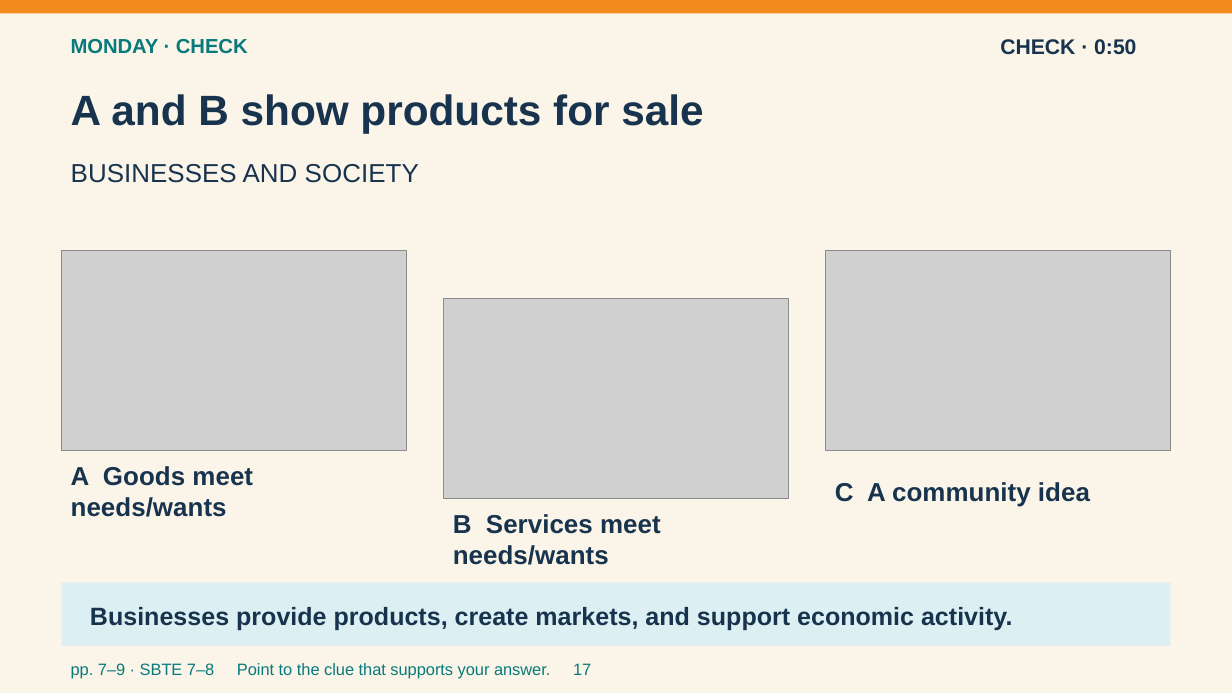
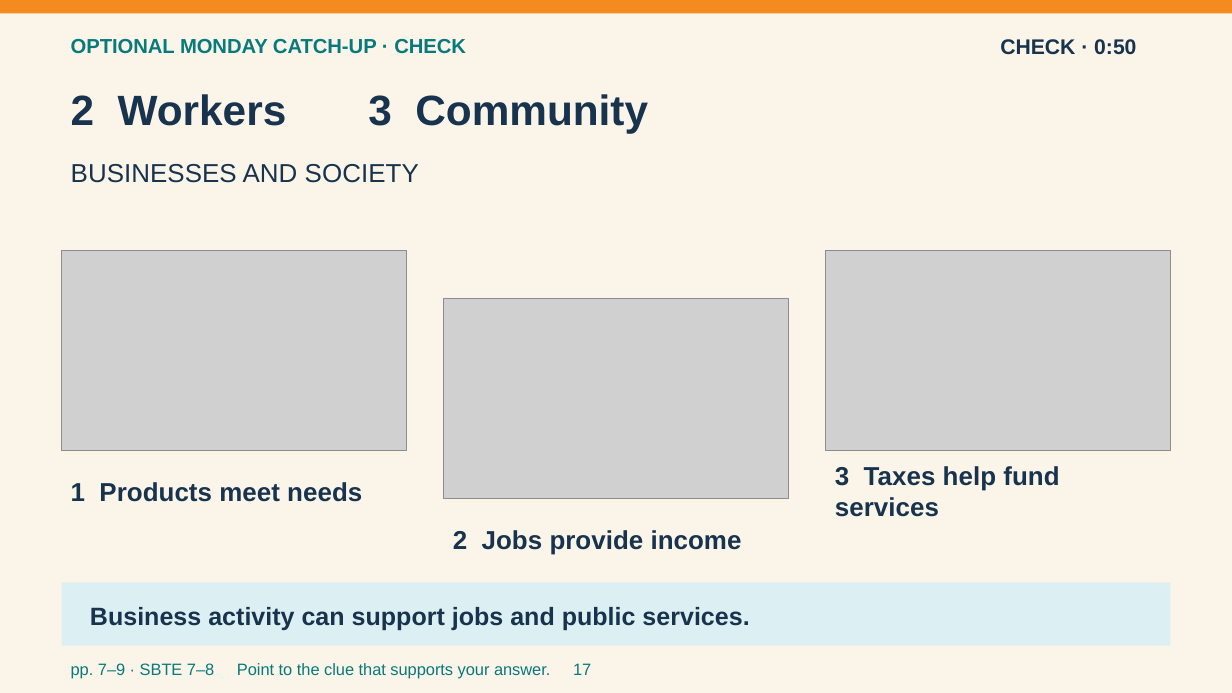
Before and after one commit to pzg8794/teaching-placement, a slide deck: slide 17 of second-placement/planning/2026-09-21-to-25/2026-09-21-to-25-Entry-Routines-Visual-v3.pptx. Drawn at 1232x693 pixels with LibreOffice and Linux fonts; fonts in the diff are those of the drawing; grey boxes stand for pictures. Boxes give left, top, right and bottom in pixels: in the first picture for what was removed or moved away, otherwise in the second. Text is boxed around its words. In the diff, an @@ line names an element or a change of style, - is before the commit and + after.

Commit message:
Clarify Friday response flow and repair Wednesday and catch-up visuals

```diff
--- a/second-placement/planning/2026-09-21-to-25/2026-09-21-to-25-Entry-Routines-Visual-v3.pptx
+++ b/second-placement/planning/2026-09-21-to-25/2026-09-21-to-25-Entry-Routines-Visual-v3.pptx
@@ text at [71, 39, 466, 54]: text changed @@
-MONDAY · CHECK
+OPTIONAL MONDAY CATCH-UP · CHECK
@@ text at [71, 94, 648, 133]: text changed @@
-A and B show products for sale
+2 Workers 3 Community
@@ text at [835, 466, 1059, 517]: text changed @@
-C A community idea
+3 Taxes help fund services
@@ text at [71, 482, 362, 502]: text changed @@
-A Goods meet needs/wants
+1 Products meet needs
@@ text at [453, 530, 742, 555]: text changed @@
-B Services meet needs/wants
+2 Jobs provide income
@@ text at [90, 607, 749, 630]: text changed @@
-Businesses provide products, create markets, and support economic activity.
+Business activity can support jobs and public services.
```
Also in this commit, not shown: 7 other slides changed, 4 other files.
